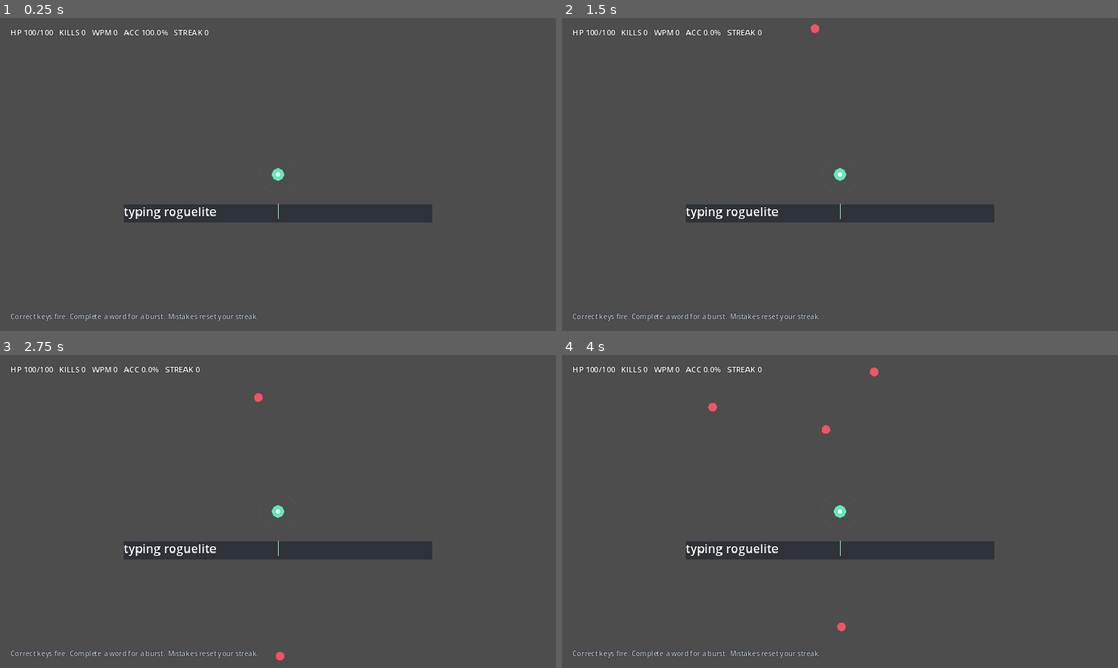
Above: before the commit, frames 1-4 (two rows, left to right).
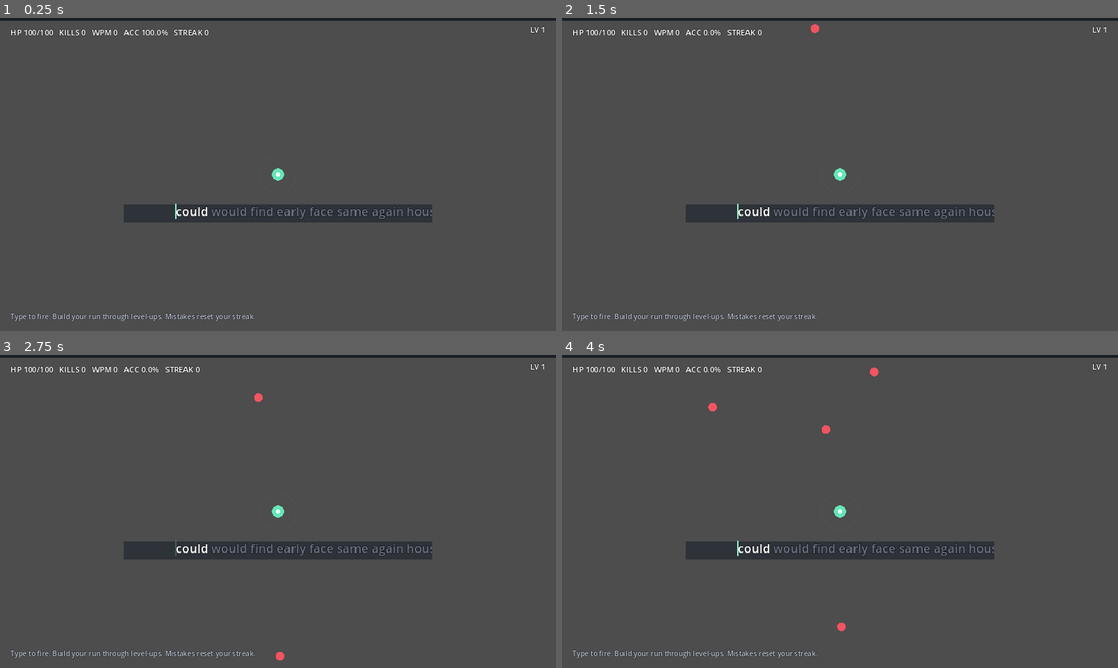
Above: after the commit, the same moments.

Repository: jlcuenca00/typing-roguelite
Game: Godot game, scene res://scenes/Main.tscn
Two runs of this game, one before a commit and one after it. Both use one fixed random seed, a clock stepped at 60 frames per second and the inputs below.
Inputs:
- Up to frame 1 (0.25 s): no input
- Up to frame 2 (1.5 s): tap Enter at 0.5 s; tap R at 0.6 s; tap Space at 1.25 s; tap 1 at 1.35 s
- Up to frame 3 (2.75 s): tap Enter at 2 s; tap 2 at 2.1 s
- Up to frame 4 (4 s): tap 3 at 2.85 s; tap R at 3.6 s

The runs differ from the first frame. In frame 1, 2.0% of the frame differs, in the area x 0-100%, y 0-98%; in frame 2, 2.0%; in frame 3, 2.0%; in frame 4, 2.0%.
Error before the commit: Invalid assignment of property or key 'text' with value of type 'String' on a base object of type 'null instance'. (res://scripts/main.gd:267)

Commit message:
ui: add xp bar upgrade cards death screen and typing viewport

Diff:
--- a/game/scenes/Main.tscn
+++ b/game/scenes/Main.tscn
@@ -6,6 +6,43 @@
 script = ExtResource("1_main")
 
 [node name="HUD" type="CanvasLayer" parent="."]
+
+[node name="XPBarBackground" type="ColorRect" parent="HUD"]
+offset_left = 0.0
+offset_top = 0.0
+offset_right = 1280.0
+offset_bottom = 7.0
+mouse_filter = 2
+color = Color(0.105, 0.12, 0.145, 1)
+
+[node name="XPBarFill" type="ColorRect" parent="HUD"]
+offset_left = 0.0
+offset_top = 0.0
+offset_right = 0.0
+offset_bottom = 7.0
+mouse_filter = 2
+color = Color(0.42, 0.95, 0.72, 1)
+
+[node name="LevelLabel" type="Label" parent="HUD"]
+offset_left = 1180.0
+offset_top = 15.0
+offset_right = 1255.0
+offset_bottom = 45.0
+theme_override_font_sizes/font_size = 17
+theme_override_constants/outline_size = 3
+theme_override_colors/font_outline_color = Color(0.04, 0.045, 0.055, 0.85)
+text = "LV 1"
+horizontal_alignment = 2
+
+[node name="Stats" type="Label" parent="HUD"]
+offset_left = 24.0
+offset_top = 20.0
+offset_right = 1020.0
+offset_bottom = 70.0
+theme_override_font_sizes/font_size = 18
+theme_override_constants/outline_size = 3
+theme_override_colors/font_outline_color = Color(0.04, 0.045, 0.055, 0.85)
+text = "Initializing..."
 
 [node name="TypingBackdrop" type="ColorRect" parent="HUD"]
 offset_left = 285.0
@@ -15,13 +52,24 @@
 mouse_filter = 2
 color = Color(0.145, 0.165, 0.2, 0.78)
 
-[node name="TypingPanel" type="RichTextLabel" parent="HUD"]
+[node name="TypingViewport" type="Control" parent="HUD"]
+clip_contents = true
+layout_mode = 3
+anchors_preset = 0
 offset_left = 285.0
 offset_top = 424.0
 offset_right = 995.0
 offset_bottom = 500.0
-bbcode_enabled = true
-fit_content = true
+mouse_filter = 2
+
+[node name="TypingPanel" type="RichTextLabel" parent="HUD/TypingViewport"]
+layout_mode = 0
+offset_left = 120.0
+offset_top = 0.0
+offset_right = 5120.0
+offset_bottom = 76.0
+bbcode_enabled = true
+fit_content = false
 scroll_active = false
 mouse_filter = 2
 theme_override_font_sizes/normal_font_size = 28
@@ -29,23 +77,14 @@
 theme_override_colors/font_outline_color = Color(0.04, 0.045, 0.055, 0.9)
 text = "typing roguelite"
 
-[node name="TypingCaret" type="ColorRect" parent="HUD"]
-offset_left = 640.0
-offset_top = 428.0
-offset_right = 642.0
-offset_bottom = 462.0
+[node name="TypingCaret" type="ColorRect" parent="HUD/TypingViewport"]
+layout_mode = 0
+offset_left = 120.0
+offset_top = 4.0
+offset_right = 122.0
+offset_bottom = 38.0
 mouse_filter = 2
 color = Color(0.56, 0.94, 0.76, 1)
-
-[node name="Stats" type="Label" parent="HUD"]
-offset_left = 24.0
-offset_top = 20.0
-offset_right = 900.0
-offset_bottom = 70.0
-theme_override_font_sizes/font_size = 18
-theme_override_constants/outline_size = 3
-theme_override_colors/font_outline_color = Color(0.04, 0.045, 0.055, 0.85)
-text = "Initializing..."
 
 [node name="Hint" type="Label" parent="HUD"]
 offset_left = 24.0
@@ -56,4 +95,117 @@
 theme_override_colors/font_color = Color(0.72, 0.75, 0.80, 1)
 theme_override_constants/outline_size = 3
 theme_override_colors/font_outline_color = Color(0.04, 0.045, 0.055, 0.85)
-text = "Correct keys fire. Complete a word for a burst. Mistakes reset your streak."
+text = "Type to fire. Build your run through level-ups. Mistakes reset your streak."
+
+[node name="UpgradeOverlay" type="ColorRect" parent="HUD"]
+visible = false
+offset_left = 0.0
+offset_top = 0.0
+offset_right = 1280.0
+offset_bottom = 720.0
+mouse_filter = 1
+color = Color(0.035, 0.04, 0.055, 0.94)
+
+[node name="Title" type="Label" parent="HUD/UpgradeOverlay"]
+offset_left = 0.0
+offset_top = 105.0
+offset_right = 1280.0
+offset_bottom = 150.0
+theme_override_font_sizes/font_size = 32
+text = "LEVEL 2"
+horizontal_alignment = 1
+
+[node name="Subtitle" type="Label" parent="HUD/UpgradeOverlay"]
+offset_left = 0.0
+offset_top = 157.0
+offset_right = 1280.0
+offset_bottom = 190.0
+theme_override_font_sizes/font_size = 17
+theme_override_colors/font_color = Color(0.66, 0.71, 0.79, 1)
+text = "Choose an upgrade — press 1, 2, or 3"
+horizontal_alignment = 1
+
+[node name="Card1" type="ColorRect" parent="HUD/UpgradeOverlay"]
+offset_left = 145.0
+offset_top = 225.0
+offset_right = 455.0
+offset_bottom = 505.0
+color = Color(0.12, 0.14, 0.18, 1)
+
+[node name="Text" type="RichTextLabel" parent="HUD/UpgradeOverlay/Card1"]
+offset_left = 24.0
+offset_top = 28.0
+offset_right = 286.0
+offset_bottom = 250.0
+bbcode_enabled = true
+fit_content = false
+scroll_active = false
+mouse_filter = 2
+theme_override_font_sizes/normal_font_size = 17
+text = "1"
+
+[node name="Card2" type="ColorRect" parent="HUD/UpgradeOverlay"]
+offset_left = 485.0
+offset_top = 225.0
+offset_right = 795.0
+offset_bottom = 505.0
+color = Color(0.12, 0.14, 0.18, 1)
+
+[node name="Text" type="RichTextLabel" parent="HUD/UpgradeOverlay/Card2"]
+offset_left = 24.0
+offset_top = 28.0
+offset_right = 286.0
+offset_bottom = 250.0
+bbcode_enabled = true
+fit_content = false
+scroll_active = false
+mouse_filter = 2
+theme_override_font_sizes/normal_font_size = 17
+text = "2"
+
+[node name="Card3" type="ColorRect" parent="HUD/UpgradeOverlay"]
+offset_left = 825.0
+offset_top = 225.0
+offset_right = 1135.0
+offset_bottom = 505.0
+color = Color(0.12, 0.14, 0.18, 1)
+
+[node name="Text" type="RichTextLabel" parent="HUD/UpgradeOverlay/Card3"]
+offset_left = 24.0
+offset_top = 28.0
+offset_right = 286.0
+offset_bottom = 250.0
+bbcode_enabled = true
+fit_content = false
+scroll_active = false
+mouse_filter = 2
+theme_override_font_sizes/normal_font_size = 17
+text = "3"
+
+[node name="DeathOverlay" type="ColorRect" parent="HUD"]
+visible = false
+offset_left = 0.0
+offset_top = 0.0
+offset_right = 1280.0
+offset_bottom = 720.0
+mouse_filter = 1
+color = Color(0.035, 0.04, 0.055, 0.95)
+
+[node name="GameOver" type="Label" parent="HUD/DeathOverlay"]
+offset_left = 0.0
+offset_top = 220.0
+offset_right = 1280.0
+offset_bottom = 280.0
+theme_override_font_sizes/font_size = 40
+text = "RUN OVER"
+horizontal_alignment = 1
+
+[node name="Summary" type="Label" parent="HUD/DeathOverlay"]
+offset_left = 260.0
+offset_top = 310.0
+offset_right = 1020.0
+offset_bottom = 455.0
+theme_override_font_sizes/font_size = 20
+theme_override_colors/font_color = Color(0.76, 0.80, 0.87, 1)
+text = "Summary"
+horizontal_alignment = 1
